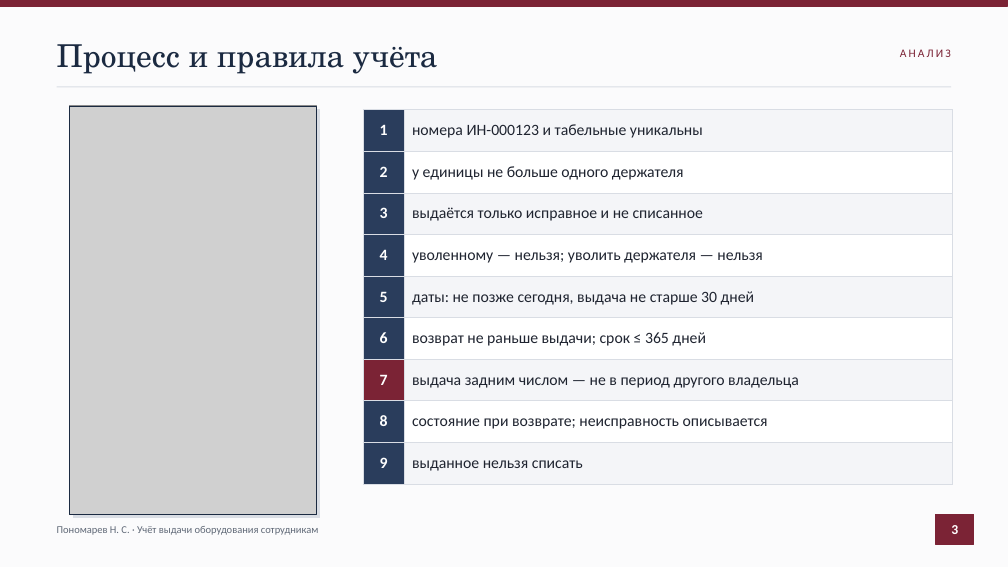
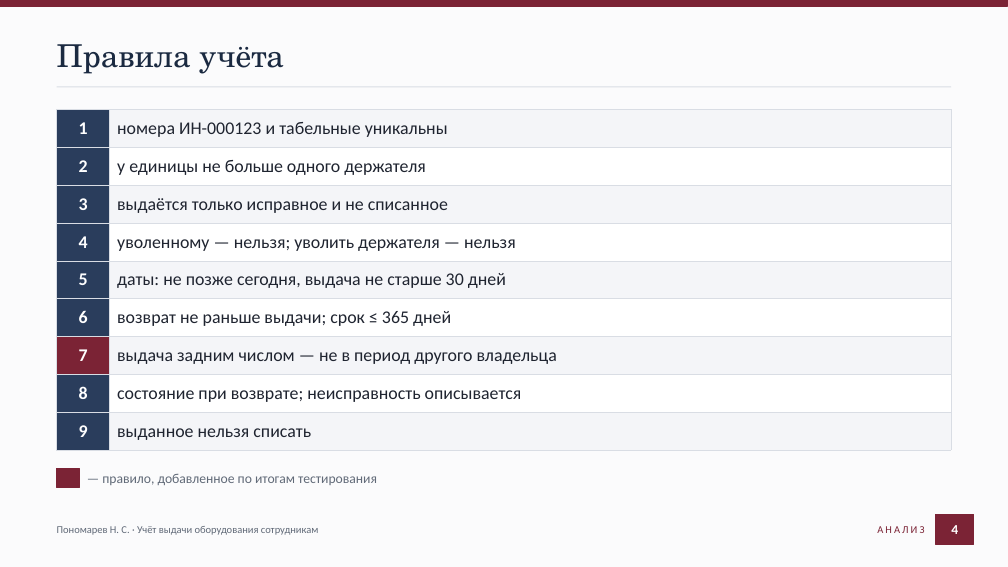
Before and after one commit to Black287234/KP-Nek, a slide deck: slide 4 of docs/Презентация.pptx (slide 3 before the commit). Drawn at 1008x567 pixels with LibreOffice and Linux fonts; fonts in the diff are those of the drawing; grey boxes stand for pictures. Boxes give left, top, right and bottom in pixels: in the first picture for what was removed or moved away, otherwise in the second. Text is boxed around its words. In the diff, an @@ line names an element or a change of style, - is before the commit and + after.

```diff
--- a/docs/Презентация.pptx
+++ b/docs/Презентация.pptx
@@ text at [57,44,284,74]: text changed @@
-Процесс и правила учёта
+Правила учёта
@@ table at [57,110,951,444] @@
@@ size 15 to 17 pt @@
@@ table: place and size @@
-table at [363,110,953,475]
+table at [57,110,951,444]
@@ picture removed at [70,106,316,514] @@
@@ rectangle removed at [70,106,316,514] @@
@@ rectangle removed at [73,110,320,518] @@
@@ rectangle added at [57,469,79,488], fill #7B2335, outline #7B2335 1 pt @@
@@ text added at [102,474,377,485], 13 pt, text #616A78 @@
+— правило, добавленное по итогам тестирования
@@ text "АНАЛИЗ": place and size @@
-text "АНАЛИЗ" at [900,49,951,57]
+text "АНАЛИЗ" at [877,526,924,533]
@@ text "АНАЛИЗ" at [877,526,924,533]: size 11 to 10 pt @@
@@ text at [951,525,958,534]: text changed @@
-3
+4
```
Also in this commit, not shown: 10 other slides changed, 2 slides added, 1 slide removed, 15 other files.
